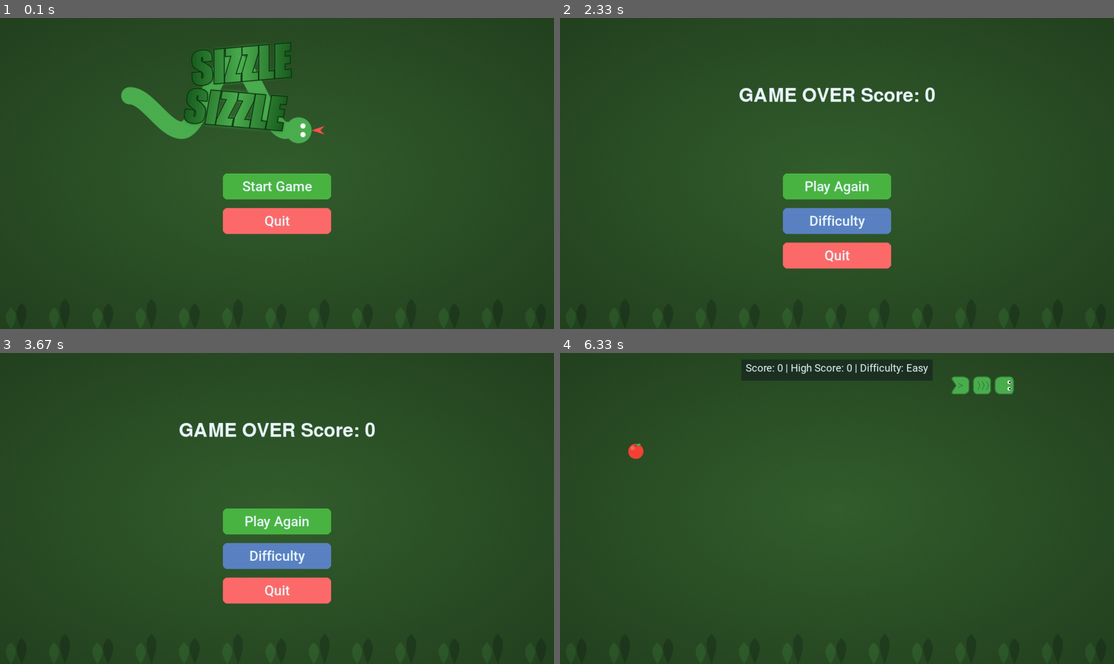
Above: before the commit, frames 1-4 (two rows, left to right).
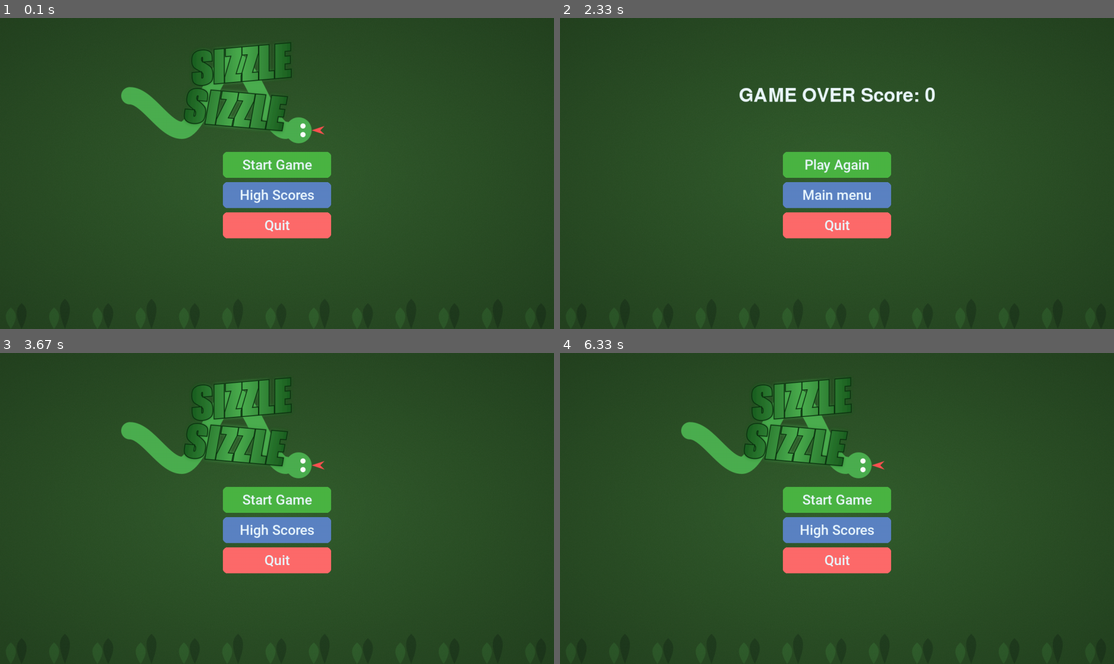
Above: after the commit, the same moments.

Repository: VietDSK6/snake-pygame
Game: pygame game, started from main.py
Same seed, same stepped clock (60 frames per second), same inputs: the game is played once before the commit and once after it.
Inputs (mouse positions are in pixels of both pictures, inside the frame that each line leads up to):
- Up to frame 1 (0.1 s): no input
- Up to frame 2 (2.33 s): click "Start Game" at 0.38 s; click "Easy" at 0.72 s; tap W at 1 s; click "Enter Your Name" at 1.38 s; type "ann" at 1.67 s; tap Enter at 2 s; click (903, 201) at 2.27 s
- Up to frame 3 (3.67 s): click (282, 539) at 3.15 s; click (487, 626) at 3.48 s
- Up to frame 4 (6.33 s): click (837, 530) at 3.82 s, where only the run after the commit has a clickable "High Scores"; click (1030, 589) at 4.32 s; tap A at 4.6 s; click (837, 632) at 5.98 s, where only the run after the commit has a clickable "Back"

The runs differ from the first frame. In frame 1, 4.0% of the frame differs, in the area x 40-60%, y 43-71%; in frame 2, 6.8%; in frame 3, 12%; in frame 4, 12%, in the area x 12-83%, y 2-71%.

Commit message:
highscore

Diff:
--- a/menus.py
+++ b/menus.py
@@ -2,6 +2,57 @@
 from config import *
 from assets import *
 from ui import Button, InputBox
+
+def high_score(game_window):
+    buttons = [
+        Button(FRAME_SIZE_X / 2 - 125, FRAME_SIZE_Y - 100, 250, 60, "Back", COLORS['primary'])
+    ]
+
+    while True:
+        game_window.fill(COLORS['background'])
+        game_window.blit(background_img, (0, 0))
+
+        # Title
+        title_font = pygame.font.SysFont('jetbrain', 64)
+        title_text = title_font.render("HIGH SCORES", True, COLORS['text'])
+        title_rect = title_text.get_rect(center=(FRAME_SIZE_X / 2, 50))
+        game_window.blit(title_text, title_rect)
+
+        score_font = pygame.font.SysFont('jetbrain', 32)
+        y_offset = 150
+        for difficulty, scores in HIGH_SCORES.items():
+            y_offset += 40
+            for i, score in enumerate(sorted(scores, key=lambda x: x['score'], reverse=True)[:3], 1):
+                score_text = score_font.render(
+                    f"{i}. {score['name']} - {score['score']}",
+                    True,
+                    COLORS['text']
+                )
+                score_rect = score_text.get_rect(center=(FRAME_SIZE_X / 2, y_offset))
+                game_window.blit(score_text, score_rect)
+                y_offset += 40
+
+
+        # Nut quay ve
+        for button in buttons:
+            button.draw(game_window)
+
+        pygame.display.flip()
+
+        # Xu li cac su kien
+        for event in pygame.event.get():
+            if event.type == pygame.QUIT:
+                pygame.quit()
+                sys.exit()
+
+            if event.type == pygame.MOUSEBUTTONDOWN:
+                for button in buttons:
+                    if button.is_clicked(event.pos):
+                        return button.text
+
+            if event.type == pygame.KEYDOWN:
+                if event.key == pygame.K_ESCAPE:
+                    return "Back"
 
 # Hàm hiển thị menu chung cho tất cả các màn hình
 def show_menu(game_window, text, buttons, logo_img=None):
@@ -77,14 +128,21 @@
 def main_menu(game_window):
     # Tạo hai nút: Start Game và Quit
     buttons = [
-        Button(FRAME_SIZE_X / 2 - 125, FRAME_SIZE_Y / 2, 250, 60, "Start Game", COLORS['success']),
-        Button(FRAME_SIZE_X / 2 - 125, FRAME_SIZE_Y / 2 + 80, 250, 60, "Quit", COLORS['accent'])
+        Button(FRAME_SIZE_X / 2 - 125, FRAME_SIZE_Y / 2 - 50, 250, 60, "Start Game", COLORS['success']),
+        Button(FRAME_SIZE_X / 2 - 125, FRAME_SIZE_Y / 2 + 20, 250, 60, "High Scores", COLORS['primary']),
+        Button(FRAME_SIZE_X / 2 - 125, FRAME_SIZE_Y / 2 + 90, 250, 60, "Quit", COLORS['accent'])
     ]
-    return show_menu(game_window, "Sizzle Sizzle", buttons, logo)
+    while True:
+        choice = show_menu(game_window, "Sizzle Sizzle", buttons, logo)
+
+        if choice == "High Scores":
+            high_score(game_window)
+        else:
+            return choice
 
 
 # Menu hiển thị khi người chơi thua
-def name_input_menu(game_window):
+def get_name(game_window):
     """Menu for entering player name."""
     input_box = InputBox(
         FRAME_SIZE_X / 2 - 200,
@@ -96,16 +154,16 @@
         game_window.fill(COLORS['background'])
         game_window.blit(background_img, (0, 0))
 
-        # Render title
+        # Title
         title_font = pygame.font.SysFont('jetbrain', 48)
         title_text = title_font.render("Enter Your Name", True, COLORS['text'])
         title_rect = title_text.get_rect(center=(FRAME_SIZE_X / 2, FRAME_SIZE_Y / 4))
         game_window.blit(title_text, title_rect)
 
-        # Draw input box
+        # ve nut input
         input_box.draw(game_window)
 
-        # Create submit button
+        # tao nut submit
         submit_button = Button(
             FRAME_SIZE_X / 2 - 125,
             FRAME_SIZE_Y / 2 + 100,
@@ -122,16 +180,16 @@
                 pygame.quit()
                 sys.exit()
 
-            # If enter is pressed while input box is active
+            # Enter khi o input da duoc bam
             if input_box.handle_event(event):
                 # Validate name
                 name = input_box.text.strip()
                 if name and len(name) <= 10:
                     return name
-
+            # kiem tra nut input da duoc active chua
             if event.type == pygame.MOUSEBUTTONDOWN:
                 if submit_button.is_clicked(event.pos):
-                    # Validate name
+                    # Kiem tra ten
                     name = input_box.text.strip()
                     if name and len(name) <= 10:
                         return name
@@ -145,11 +203,11 @@
     pygame.mixer.music.set_volume(0.3)
 
     # Update high score
-    difficulty = "Medium"  # You might want to pass actual difficulty
-    player_name = name_input_menu(game_window)
+    difficulty = "Medium"
+    player_name = get_name(game_window)
 
     if player_name:
-        # Update high scores
+        # Cap nhat diem cao
         if difficulty not in HIGH_SCORES:
             HIGH_SCORES[difficulty] = []
 
@@ -158,7 +216,7 @@
             'score': score
         })
 
-        # Sort and keep top 5 scores
+        # Sap xep va chi lay 5 diem cao nhat
         HIGH_SCORES[difficulty] = sorted(
             HIGH_SCORES[difficulty],
             key=lambda x: x['score'],
@@ -168,9 +226,9 @@
         save_high_scores(HIGH_SCORES)
 
     buttons = [
-        Button(FRAME_SIZE_X / 2 - 125, FRAME_SIZE_Y / 2, 250, 60, "Play Again", COLORS['success']),
-        Button(FRAME_SIZE_X / 2 - 125, FRAME_SIZE_Y / 2 + 80, 250, 60, "Difficulty", COLORS['primary']),
-        Button(FRAME_SIZE_X / 2 - 125, FRAME_SIZE_Y / 2 + 160, 250, 60, "Quit", COLORS['accent'])
+        Button(FRAME_SIZE_X / 2 - 125, FRAME_SIZE_Y / 2 - 50, 250, 60, "Play Again", COLORS['success']),
+        Button(FRAME_SIZE_X / 2 - 125, FRAME_SIZE_Y / 2 + 20, 250, 60, "Main menu", COLORS['primary']),
+        Button(FRAME_SIZE_X / 2 - 125, FRAME_SIZE_Y / 2 + 90, 250, 60, "Quit", COLORS['accent'])
     ]
 
     choice = show_menu(game_window, f"GAME OVER Score: {score}", buttons)
--- a/ui.py
+++ b/ui.py
@@ -43,7 +43,6 @@
         if event.type == pygame.MOUSEBUTTONDOWN:
             # If the user clicked on the input_box rect
             if self.rect.collidepoint(event.pos):
-                # Toggle the active variable
                 self.active = not self.active
             else:
                 self.active = False
@@ -54,27 +53,27 @@
         if event.type == pygame.KEYDOWN:
             if self.active:
                 if event.key == pygame.K_RETURN:
-                    # If enter is pressed, we're done
+                    # Kiem tra enter
                     return True
                 elif event.key == pygame.K_BACKSPACE:
-                    # Remove last character
+                    # Xoa ki tu cuoi
                     self.text = self.text[:-1]
                 else:
-                    # Add valid characters
+                    # Kiem tra cac ki tu khong phu hop
                     if len(self.text) < 10:
                         if event.unicode.isalnum() or event.unicode.isspace():
                             self.text += event.unicode
 
-                # Re-render the text
+                # Render lai cac text
                 self.txt_surface = FONTS['button'].render(self.text, True, COLORS['text'])
 
         return False
 
     def draw(self, screen):
-        # Blit the text
+        # Ve lai nut
         pygame.draw.rect(screen, self.color, self.rect, 2)
 
-        # Render placeholder if no text
+        # Placeholder neu nguoi dung chua nhap
         if not self.text:
             placeholder = FONTS['button'].render("Enter Your Name", True, pygame.Color(100, 100, 100))
             txt_rect = placeholder.get_rect(center=self.rect.center)
@@ -84,14 +83,7 @@
             screen.blit(self.txt_surface, txt_rect)
 
 def show_score(surface, score, difficulty, choice, color, size):
-    high_score = max(
-        [entry['score'] for entry in HIGH_SCORES.get(difficulty, [])] + [0]
-    )
-
-    score_surface = FONTS['score'].render(
-        f'Score: {score} | High Score: {high_score} | Difficulty: {difficulty}',
-        True, color
-    )
+    score_surface = FONTS['score'].render(f'Score: {score} | Difficulty: {difficulty}', True, color)
     score_rect = score_surface.get_rect()
 
     padding = 10
